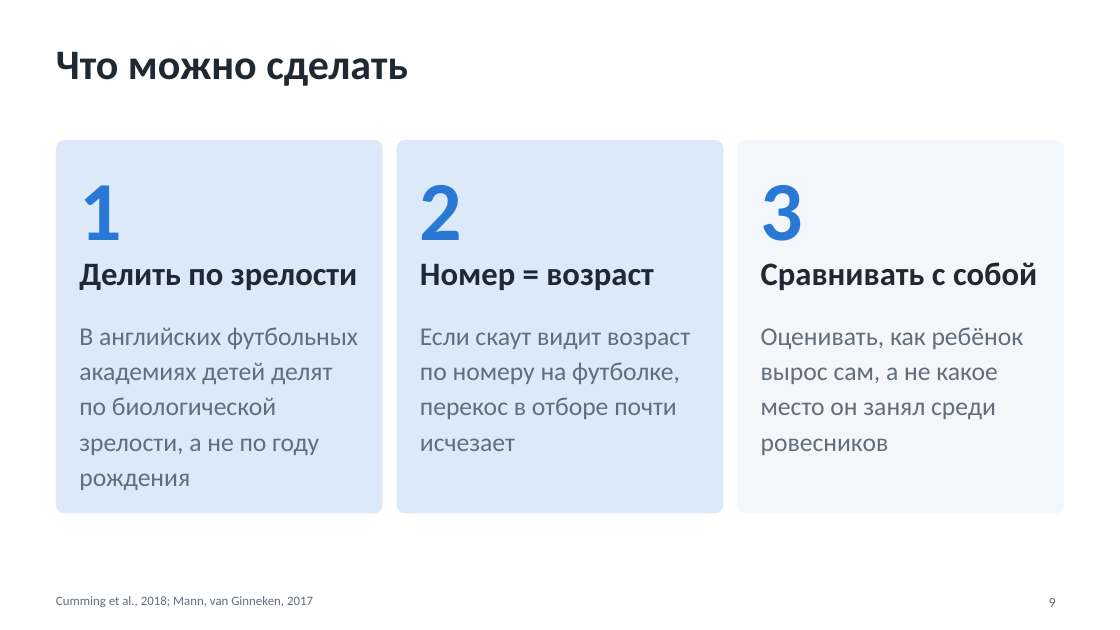
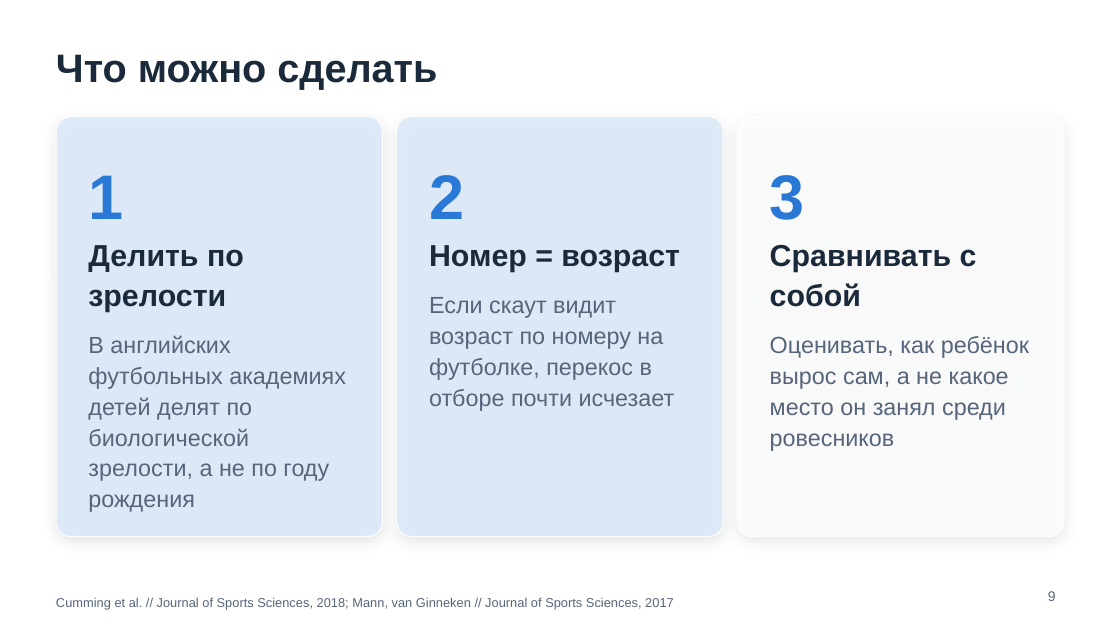
Before and after one commit to benji-hue/projecktmaxim, a slide deck: slide 9 of presentation-simple.pptx. Drawn at 1120x630 pixels with LibreOffice and Linux fonts; fonts in the diff are those of the drawing; background and template pictures are left out. Boxes give left, top, right and bottom in pixels: in the first picture for what was removed or moved away, otherwise in the second. Text is boxed around its words. In the diff, an @@ line names an element or a change of style, - is before the commit and + after.

```diff
--- a/presentation-simple.pptx
+++ b/presentation-simple.pptx
@@ title "Что можно сделать" at (56, 54, 437, 90): size 36 to 34 pt, font Calibri to Arial, text colour #1F2933 to #1B2A3A; vertical alignment top to middle @@
@@ rounded rectangle "1": place and size @@
-rounded rectangle "1" at (56, 140, 383, 513)
+rounded rectangle "1" at (56, 117, 383, 537)
@@ rounded rectangle "1" at (56, 117, 383, 537): fill #DCE9F8 to #DCE9F8 at 90% opacity; outline none to #FFFFFF 1 pt; shadow on; proportions changed @@
@@ rounded rectangle "2": place and size @@
-rounded rectangle "2" at (420, 328, 690, 451)
+rounded rectangle "2" at (397, 117, 723, 537)
@@ rounded rectangle "2" at (397, 117, 723, 537): fill none to #DCE9F8 at 90% opacity; outline none to #FFFFFF 1 pt; shadow on @@
@@ rounded rectangle "3": place and size @@
-rounded rectangle "3" at (761, 327, 1024, 455)
+rounded rectangle "3" at (738, 117, 1065, 537)
@@ rounded rectangle "3" at (738, 117, 1065, 537): fill none to #FFFFFF at 78% opacity; outline none to #FFFFFF 1 pt; shadow on @@
@@ rounded rectangle removed at (397, 140, 723, 513) @@
@@ rounded rectangle removed at (738, 140, 1065, 513) @@
@@ text in rounded rectangle at (88, 175, 346, 512): text added @@
+1
+Делить по зрелости
+В английских футбольных академиях детей делят по биологической зрелости, а не по году рождения
@@ text in rounded rectangle at (429, 175, 680, 272): paragraphs added @@
+2
+Номер = возраст
@@ text in rounded rectangle at (770, 175, 977, 307): paragraphs added @@
+3
+Сравнивать с собой
@@ text removed at (79, 185, 122, 240) @@
-1
@@ text removed at (420, 185, 463, 240) @@
-2
@@ text removed at (761, 185, 804, 241) @@
-3
@@ text removed at (79, 264, 358, 290) @@
-Делить по зрелости
@@ text removed at (420, 264, 654, 290) @@
-Номер = возраст
@@ text removed at (761, 262, 1037, 290) @@
-Сравнивать с собой
@@ text in rounded rectangle at (429, 297, 675, 411): size 22 to 20 pt, font Calibri to Arial, text colour #616E7C to #56657A in "Если скаут видит возраст по номеру на ..."; line spacing 1.15 to 1.1 @@
@@ text removed at (79, 327, 358, 490) @@
-В английских футбольных академиях детей делят по биологической зрелости, а не по году рождения
@@ text in rounded rectangle at (770, 336, 1029, 451): size 22 to 20 pt, font Calibri to Arial, text colour #616E7C to #56657A in "Оценивать, как ребёнок вырос сам, а не ..."; line spacing 1.15 to 1.1 @@
@@ text at (56, 597, 674, 610): text changed; font Calibri to Arial; text colour #616E7C to #56657A @@
-Cumming et al., 2018; Mann, van Ginneken, 2017
+Cumming et al. // Journal of Sports Sciences, 2018; Mann, van Ginneken // Journal of Sports Sciences, 2017
@@ page number: place and size @@
-page number at (1049, 598, 1056, 607)
+page number at (1048, 591, 1056, 601)
@@ page number at (1048, 591, 1056, 601): font Calibri to Arial, text colour #616E7C to #56657A @@
```
Also in this commit, not shown: 11 other slides changed, 5 other files.
